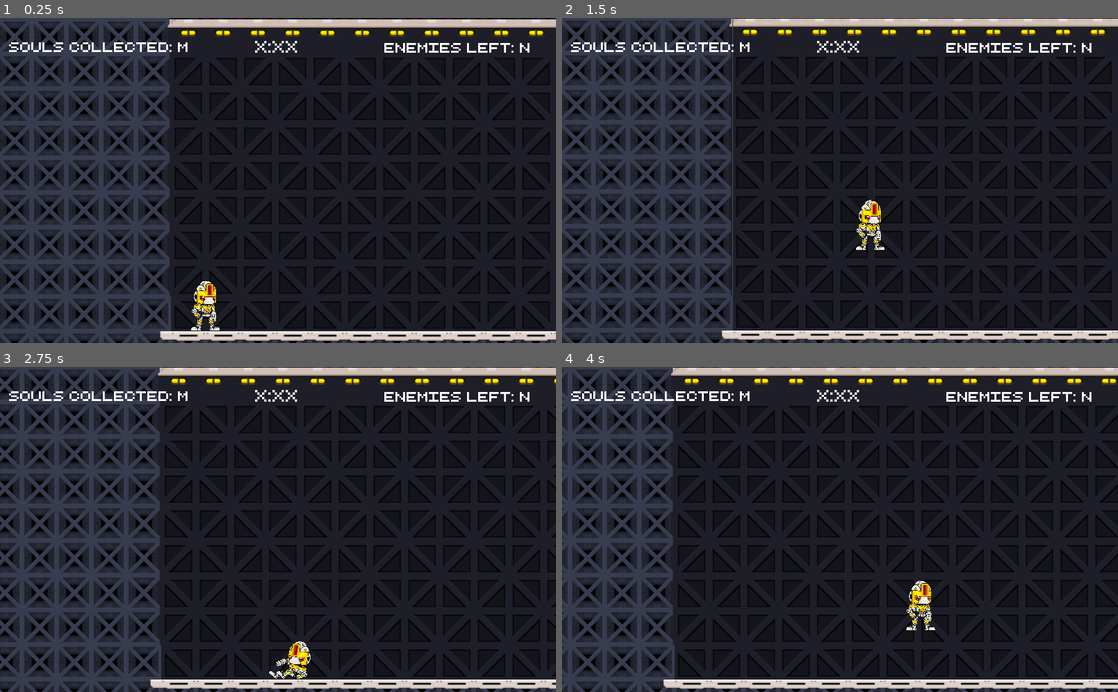
Above: before the commit, frames 1-4 (two rows, left to right).
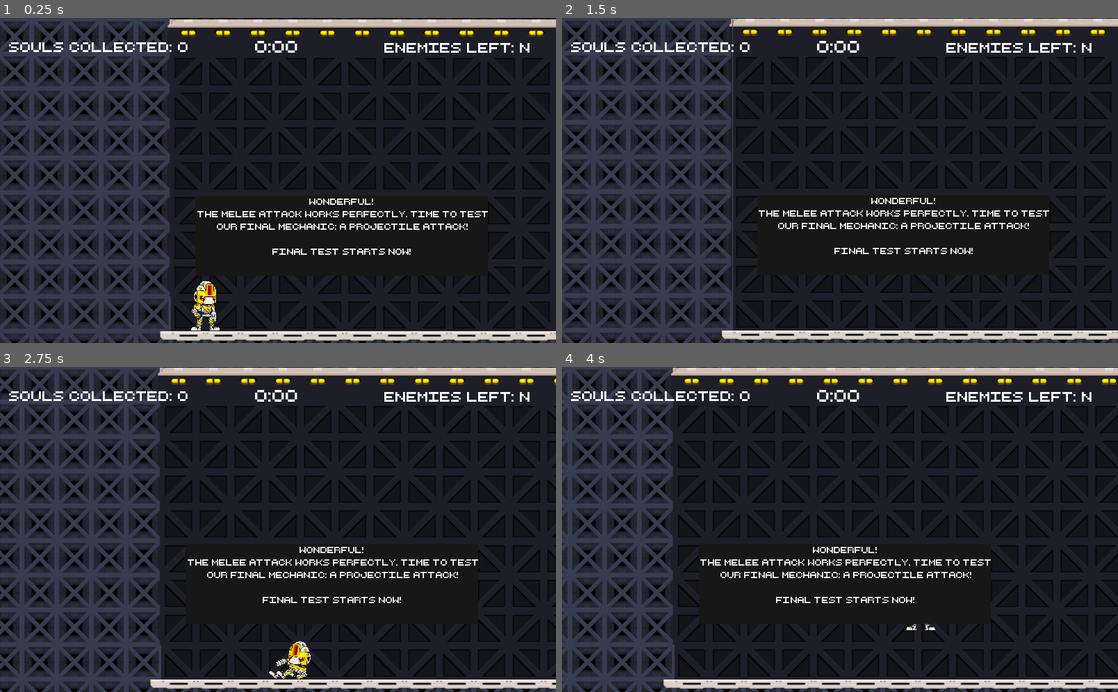
Above: after the commit, the same moments.

Repository: astafford2/LABS-PlatformerExperiment
Game: Godot game, scene res://src/Level-5.tscn
Two runs of this game, one before a commit and one after it. Both use one fixed random seed, a clock stepped at 60 frames per second and the inputs below. This scene is started directly instead of the project's main scene.
Inputs:
- Up to frame 1 (0.25 s): no input
- Up to frame 2 (1.5 s): hold Right (move_right) from 0.53 s (still down); tap M (melee) at 0.6 s; tap Up (jump) at 0.77 s; tap Space (projectile) at 1.35 s
- Up to frame 3 (2.75 s): tap Up (jump) at 1.52 s; release Right (move_right) at 2.03 s; hold Left (move_left) from 2.03 s (still down); tap Ctrl (slide) at 2.1 s
- Up to frame 4 (4 s): release Left (move_left) at 2.78 s; hold Right (move_right) from 2.78 s (still down); tap M (melee) at 2.85 s; tap Up (jump) at 3.02, 3.77 s; tap Space (projectile) at 3.6 s

The runs differ from the first frame. In frame 1, 1.4% of the frame differs, in the area x 32-88%, y 7-80%; in frame 2, 1.7%; in frame 3, 1.4%; in frame 4, 1.7%, in the area x 24-78%, y 7-80%.

Commit message:
Add new script to level 5

Diff:
--- /dev/null
+++ b/project/src/Level-5.gd
@@ -0,0 +1,5 @@
+extends Level
+
+
+func _ready():
+	pass
--- a/project/src/Level-5.tscn
+++ b/project/src/Level-5.tscn
@@ -17,6 +17,7 @@
 [ext_resource path="res://assets/Tiles/Tile (12.2).png" type="Texture" id=15]
 [ext_resource path="res://assets/fonts/retro_computer_personal_use.ttf" type="DynamicFontData" id=16]
 [ext_resource path="res://src/Player.tscn" type="PackedScene" id=17]
+[ext_resource path="res://src/Level-5.gd" type="Script" id=18]
 [ext_resource path="res://src/PausePopup.gd" type="Script" id=19]
 [ext_resource path="res://assets/Tiles/BGTile (3).png" type="Texture" id=20]
 [ext_resource path="res://assets/Tiles/BGTile (7).png" type="Texture" id=21]
@@ -903,7 +904,8 @@
 [sub_resource type="DynamicFont" id=33]
 font_data = ExtResource( 16 )
 
-[node name="Testing" type="Node2D"]
+[node name="Level-5" type="Node2D"]
+script = ExtResource( 18 )
 
 [node name="BackgroundDecor" type="TileMap" parent="."]
 visible = false
--- a/project/src/Testing.tscn
+++ b/project/src/Testing.tscn
@@ -1146,7 +1146,6 @@
 text = "Main Menu"
 
 [node name="InstructionsPopup" type="Popup" parent="."]
-visible = true
 margin_left = 220.292
 margin_top = 299.308
 margin_right = 564.292
Not shown: 1 places in project/src/Level-5.tscn that only renumber resources
